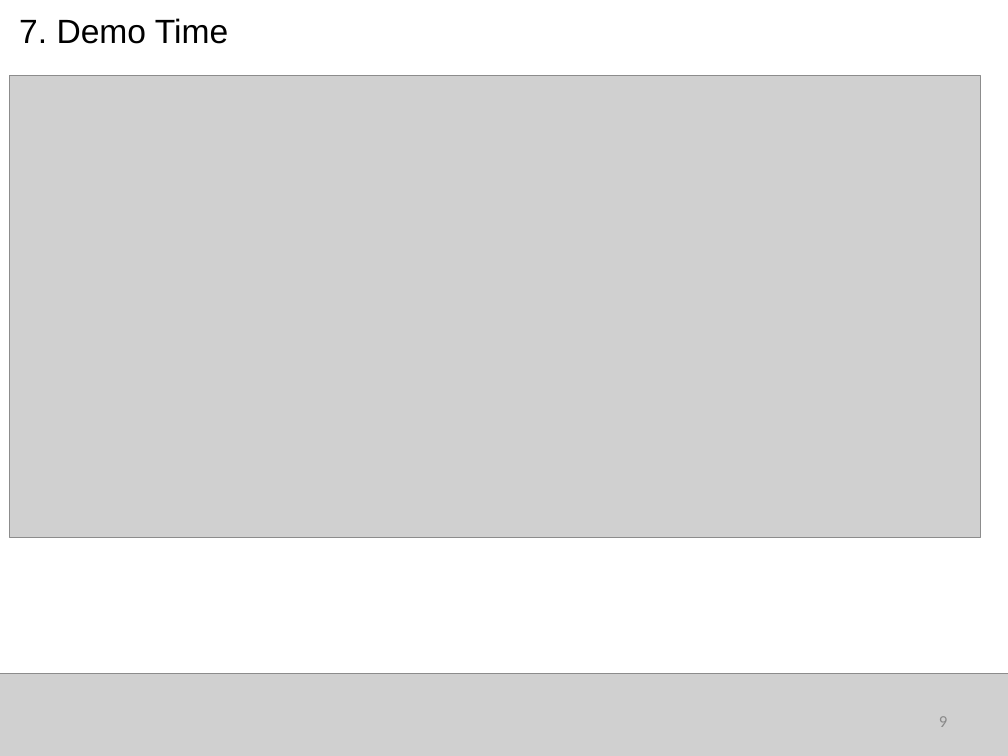
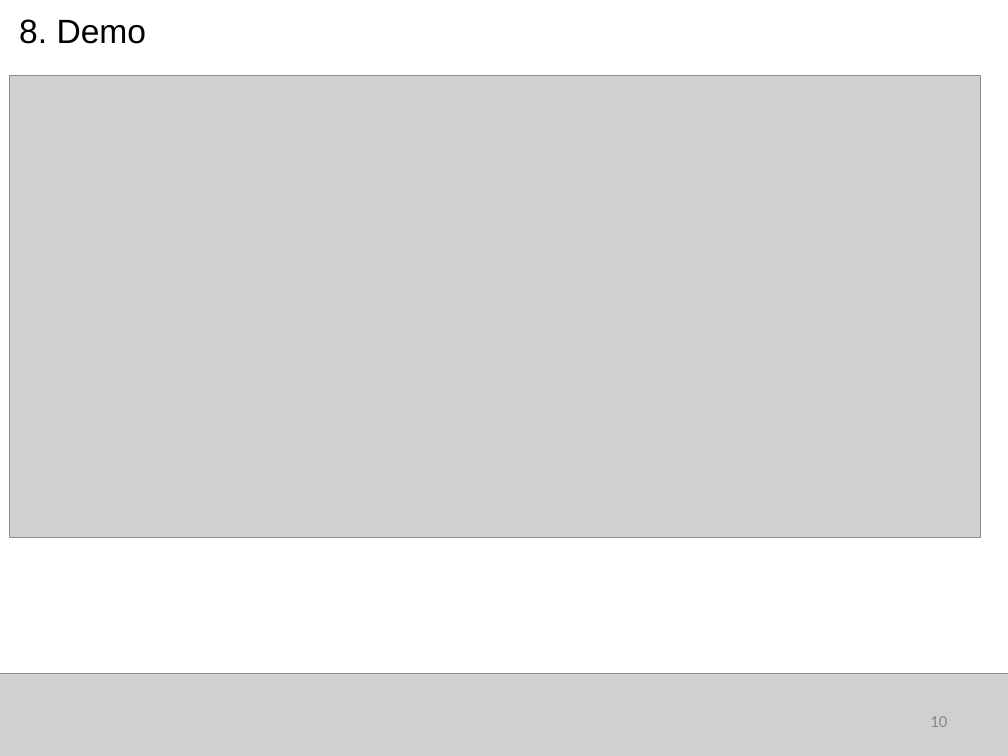
Before and after one commit to RyanCV/Information-Retrieval, a slide deck: slide 10 of EECS767_05032016.pptx (slide 9 before the commit). Drawn at 1008x756 pixels with LibreOffice and Linux fonts; fonts in the diff are those of the drawing; grey boxes stand for pictures. Boxes give left, top, right and bottom in pixels: in the first picture for what was removed or moved away, otherwise in the second. Text is boxed around its words. In the diff, an @@ line names an element or a change of style, - is before the commit and + after.

```diff
--- a/EECS767_05032016.pptx
+++ b/EECS767_05032016.pptx
@@ text at [19, 19, 147, 44]: text changed @@
-7. Demo Time
+8. Demo
@@ page number at [930, 716, 947, 727]: text changed @@
-9
+10
```
Also in this commit, not shown: 8 other slides changed, 1 slide added.
